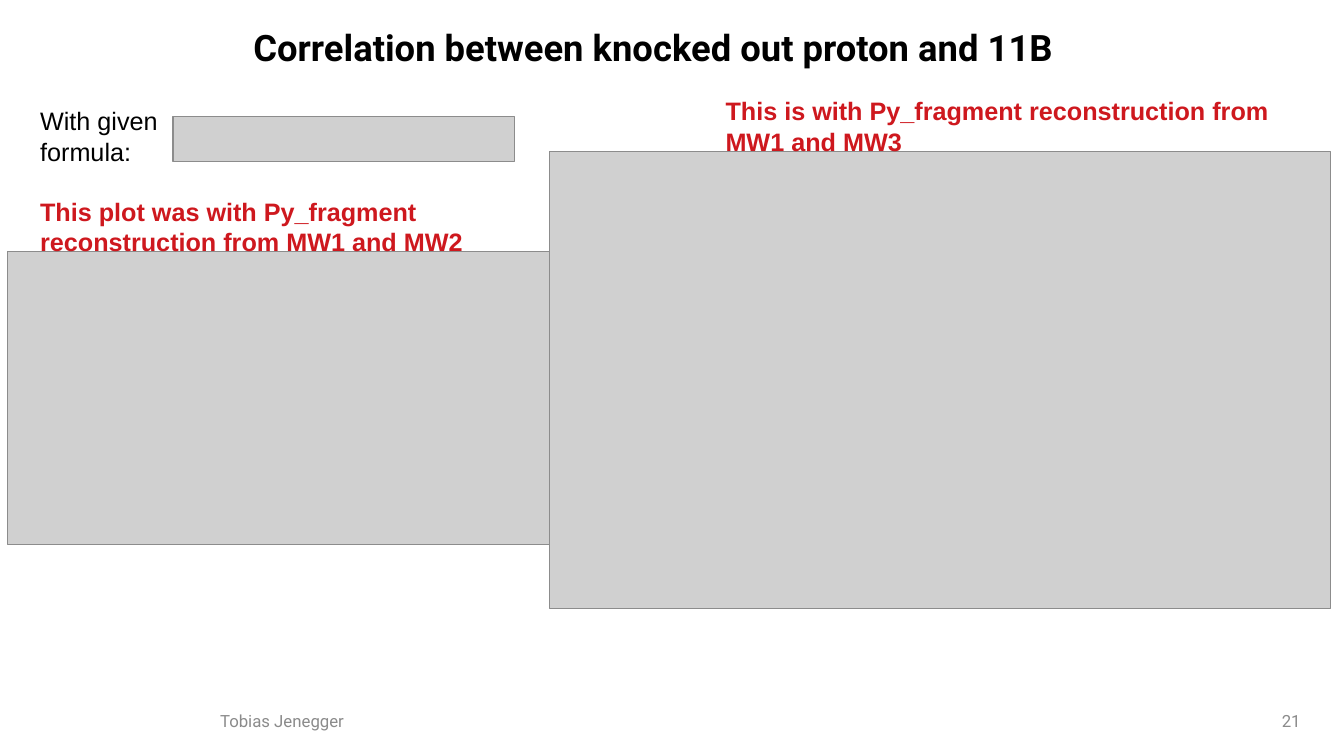
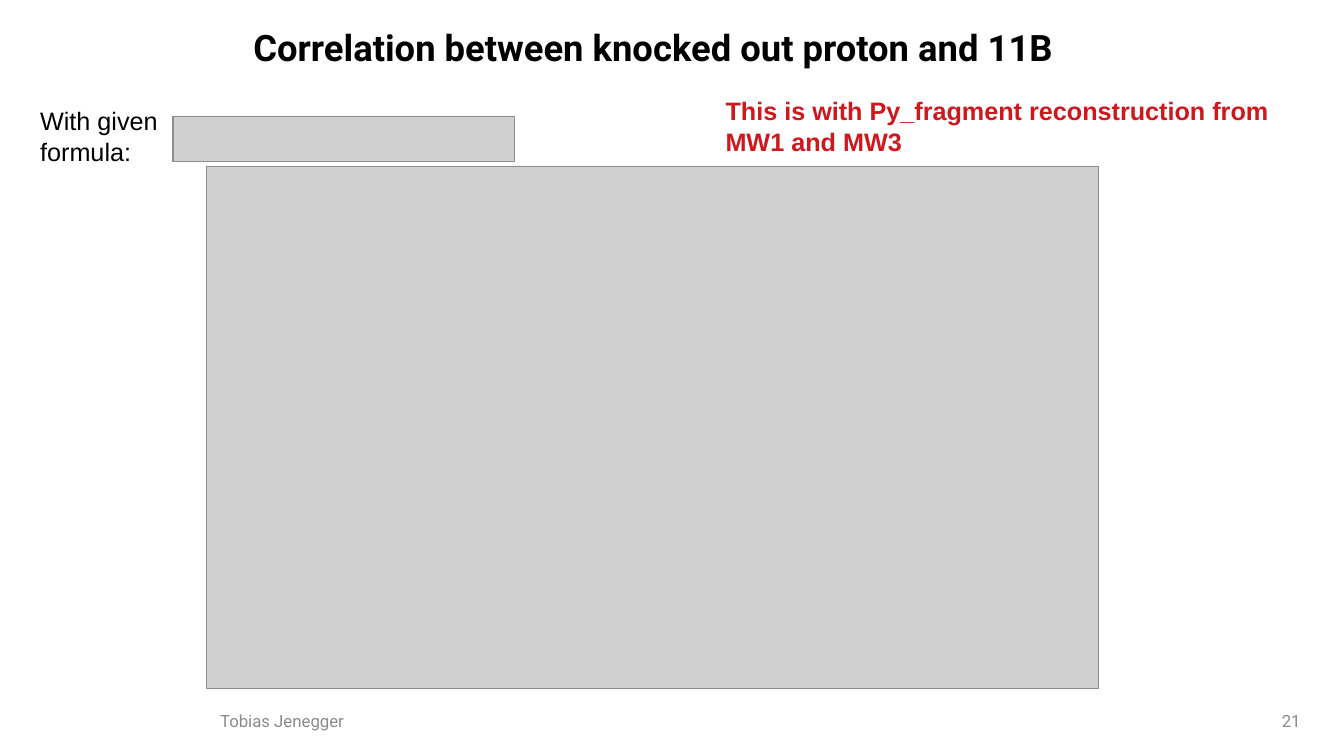
Before and after one commit to jenegger/2021_psi_pres, a slide deck: slide 21 of analysis.odp. Drawn at 1344x756 pixels with LibreOffice and Linux fonts; fonts in the diff are those of the drawing; grey boxes stand for pictures; background and template pictures are left out. Boxes give left, top, right and bottom in pixels: in the first picture for what was removed or moved away, otherwise in the second. Text is boxed around its words. In the diff, an @@ line names an element or a change of style, - is before the commit and + after.

```diff
--- a/analysis.odp
+++ b/analysis.odp
@@ picture: place and size @@
-picture at bbox=[8, 252, 562, 544]
+picture at bbox=[207, 167, 1099, 690]
@@ picture removed at bbox=[549, 151, 1331, 609] @@
@@ text removed at bbox=[40, 202, 463, 252] @@
-This plot was with Py_fragment reconstruction from MW1 and MW2
```
Also in this commit, not shown: 8 other slides changed, 5 slides added, 2 slides removed, 3 other files.
